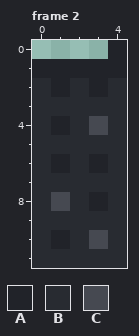
Edited in one commit: pixel-art file (source/environment/building_2.ase). The picture above was drawn from the file before the commit.
5x12 pixels, 2 frames. Colours within 5 levels of each other are drawn and written as one. Shown: frame 2.
Palette (. is transparent): A #212329  B #282b31  C #464951
Once edited:
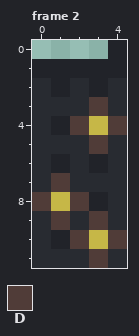
Colours new in this view: D #503c38
From the commit log: Gave the buildings some lights
Diff:
layer "Layer 1" opacity 39% colour dodge added
colour C: #464951 -> #c6b747
Frame 2, layer "Layer 1":
y 3: x 3 B -> D
y 4: x 2 B -> D; x 4 B -> D
y 5: x 3 B -> D
y 7: x 1 B -> D
y 8: x 0 B -> D; x 2 B -> D
y 9: x 1 B -> D; x 3 B -> D
y 10: x 2 B -> D; x 4 B -> D
y 11: x 3 B -> D
